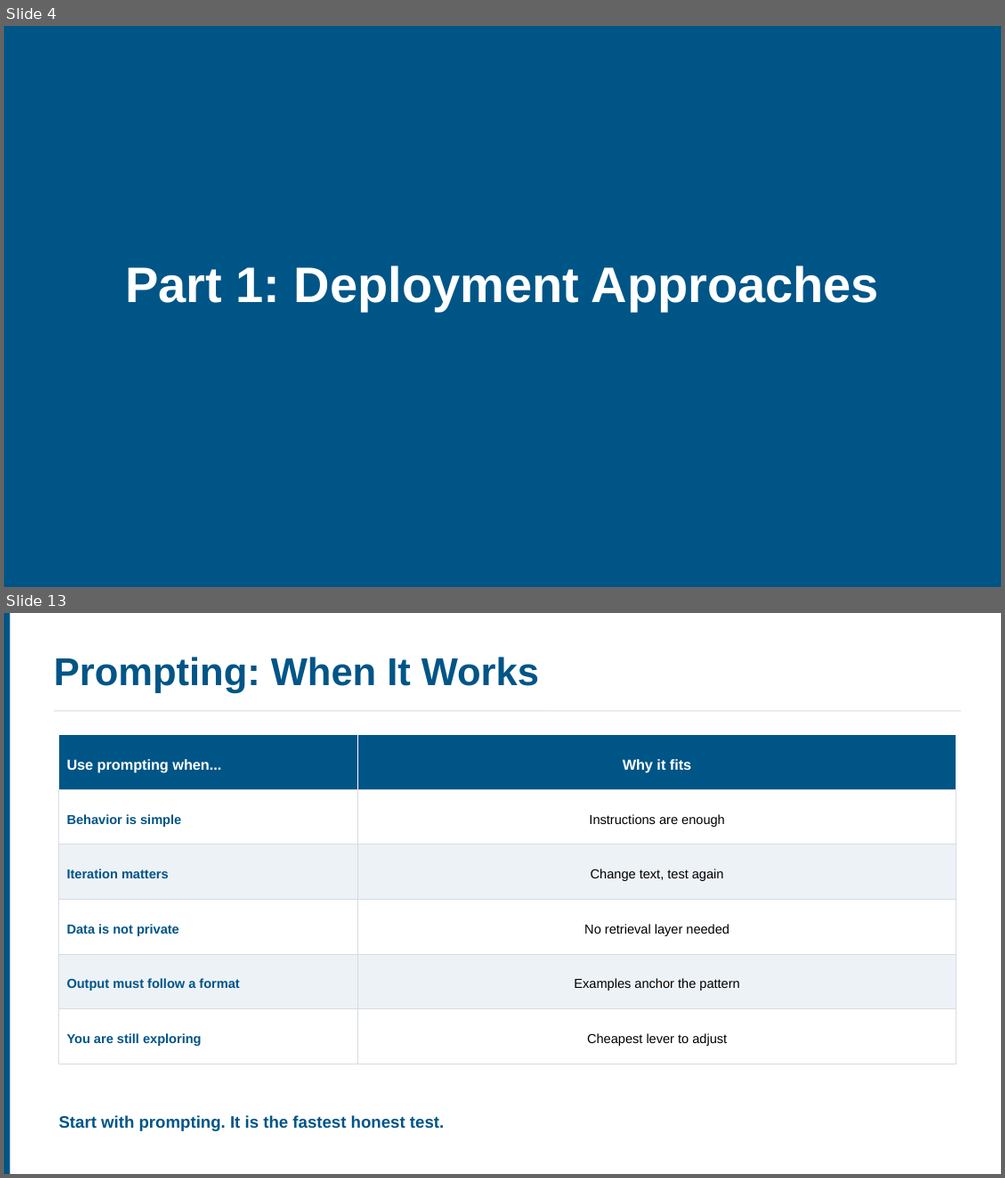
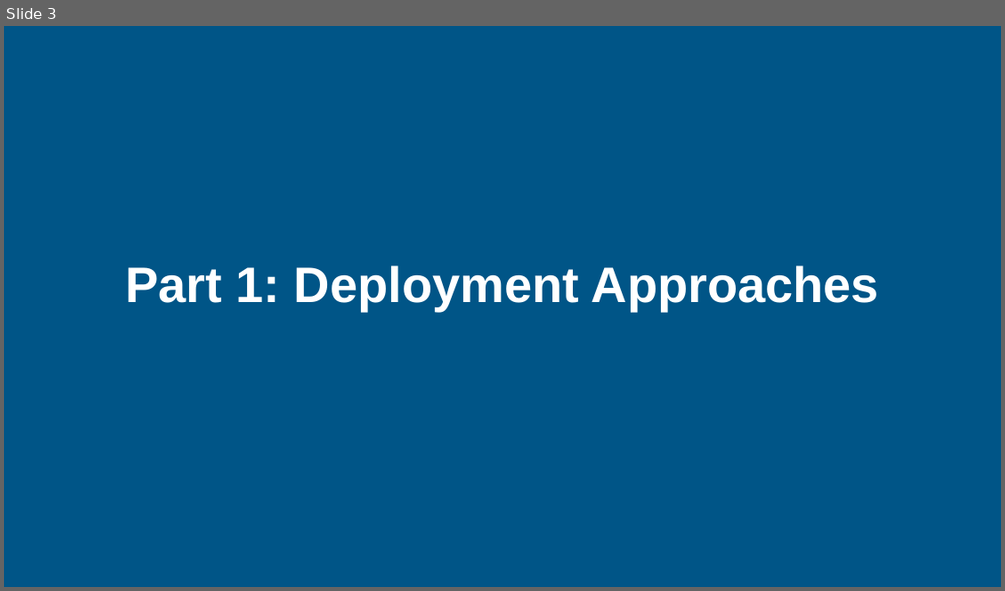
Before and after one commit to ucla-anderson-SSAI/SSAI, a slide deck: Slides/Week 8/Week8.pptx. Shown one above the other, each under a label of ours: slides 4 and 13 before the commit, slide 3 after it; the slides between them are not shown. The pictures are 1005x1178 and 1005x591 pixels, drawn with LibreOffice and Linux fonts; fonts in the diff are those of the drawing. Boxes give left, top, right and bottom in pixels: in the first picture for what was removed or moved away, otherwise in the second. Text is boxed around its words. In the diff, an @@ line names an element or a change of style, - is before the commit and + after.

```diff
--- a/Slides/Week 8/Week8.pptx
+++ b/Slides/Week 8/Week8.pptx
@@ slide 13 removed at <box>4,613,1001,1174</box>, background #FFFFFF @@
@@ rectangle removed at <box>4,613,10,1174</box> @@
@@ text removed at <box>54,657,539,693</box> @@
-Prompting: When It Works
@@ line removed from (54, 711) to (961, 711) @@
@@ rectangle removed at <box>59,735,358,789</box> @@
@@ rectangle removed at <box>358,735,956,789</box> @@
@@ text removed at <box>67,759,221,772</box> @@
-Use prompting when...
@@ text removed at <box>623,759,691,772</box> @@
-Why it fits
@@ rectangle removed at <box>59,789,358,844</box> @@
@@ rectangle removed at <box>358,789,956,844</box> @@
@@ text removed at <box>67,814,181,827</box> @@
-Behavior is simple
@@ text removed at <box>589,814,725,827</box> @@
-Instructions are enough
@@ rectangle removed at <box>59,844,358,899</box> @@
@@ rectangle removed at <box>358,844,956,899</box> @@
@@ text removed at <box>67,868,169,878</box> @@
-Iteration matters
@@ text removed at <box>591,868,724,881</box> @@
-Change text, test again
@@ rectangle removed at <box>59,899,358,954</box> @@
@@ rectangle removed at <box>358,899,956,954</box> @@
@@ text removed at <box>67,924,179,936</box> @@
-Data is not private
@@ text removed at <box>584,924,729,936</box> @@
-No retrieval layer needed
@@ rectangle removed at <box>59,954,358,1009</box> @@
@@ rectangle removed at <box>358,954,956,1009</box> @@
@@ text removed at <box>67,978,239,990</box> @@
-Output must follow a format
@@ text removed at <box>574,978,739,990</box> @@
-Examples anchor the pattern
@@ rectangle removed at <box>59,1009,358,1063</box> @@
@@ rectangle removed at <box>358,1009,956,1063</box> @@
@@ text removed at <box>67,1033,202,1046</box> @@
-You are still exploring
@@ text removed at <box>587,1033,727,1046</box> @@
-Cheapest lever to adjust
@@ text removed at <box>59,1115,444,1131</box> @@
-Start with prompting. It is the fastest honest test.
@@ what was slide 4 is now slide 3 @@
```
Also in this commit, not shown: 8 slides changed, 12 slides added, 34 other slides removed, 8 other files.
